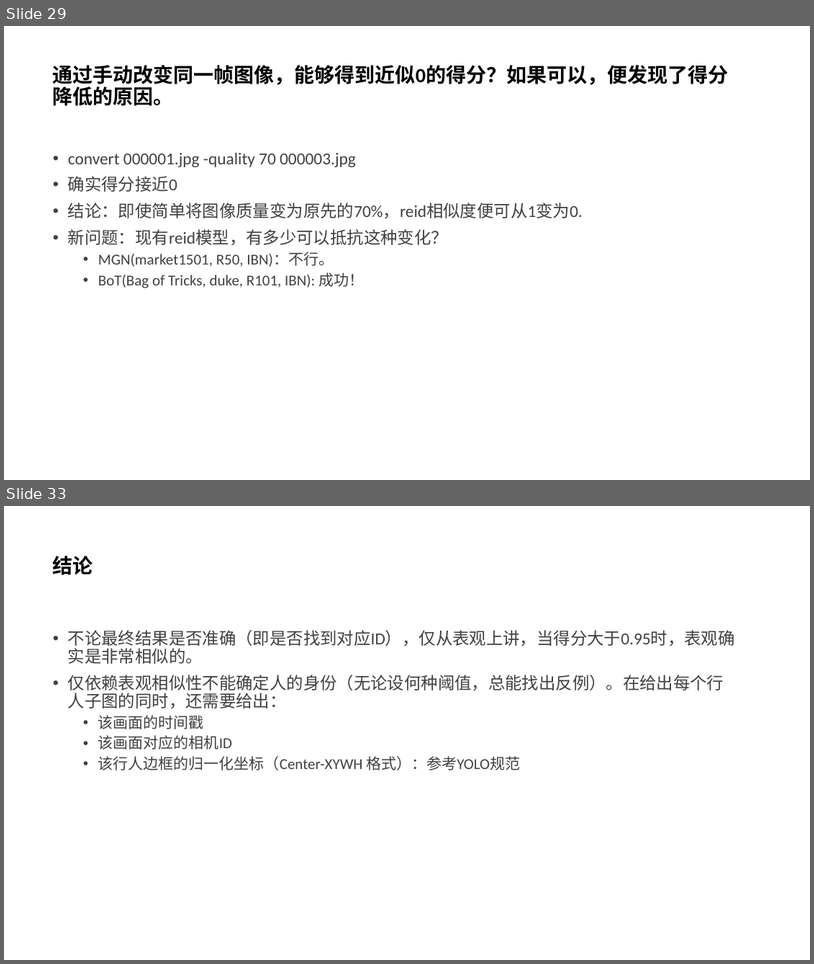
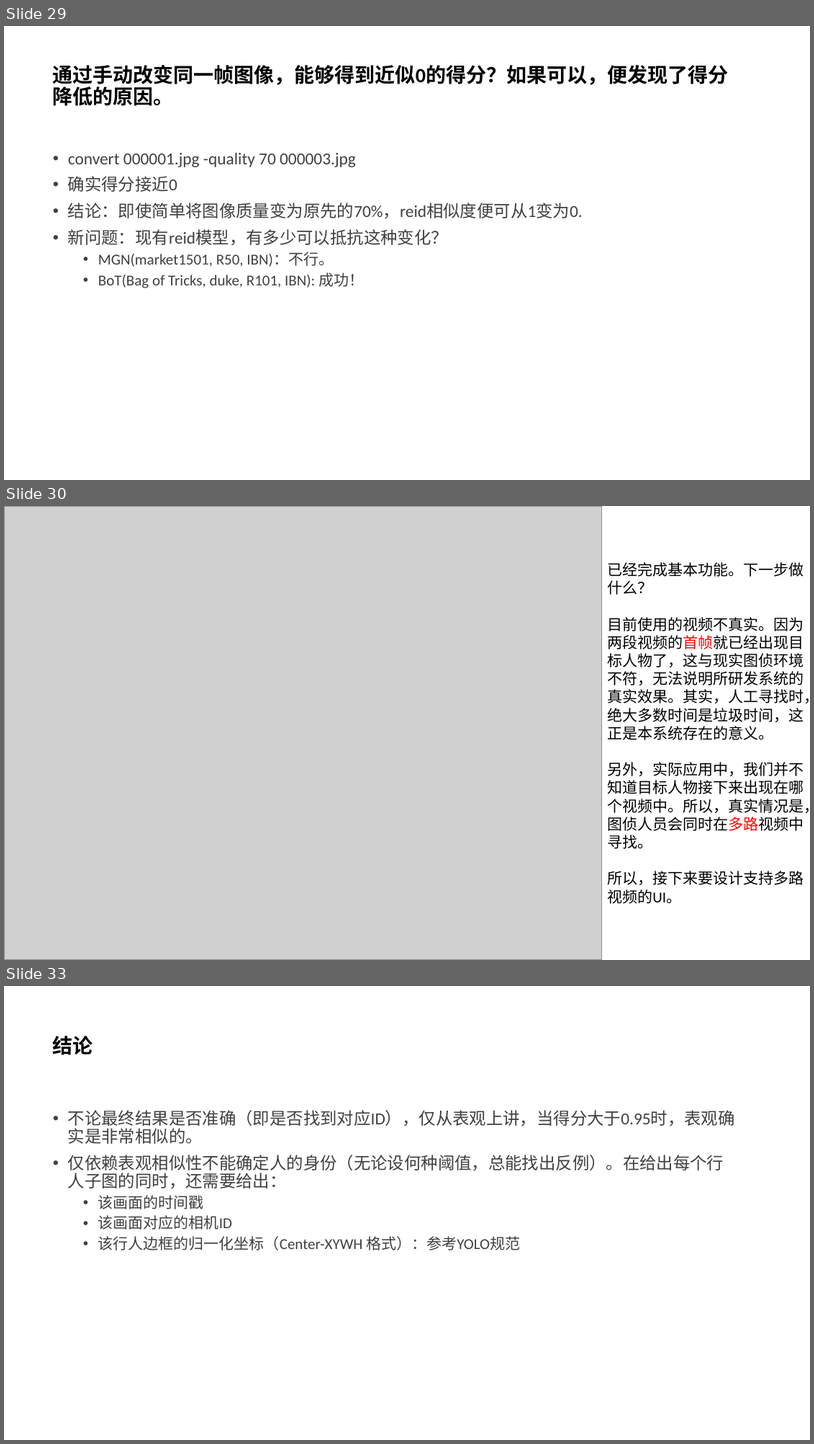
Before and after one commit to liandun110/fast-reid, a slide deck: ReID.pptx. Shown one above the other, each under a label of ours: slides 29 and 33 before the commit, slides 29, 30 and 33 after it; the slides between them are not shown. The pictures are 814x964 and 814x1444 pixels, drawn with LibreOffice and Linux fonts; fonts in the diff are those of the drawing; grey boxes stand for pictures. Boxes give left, top, right and bottom in pixels: in the first picture for what was removed or moved away, otherwise in the second. Text is boxed around its words. In the diff, an @@ line names an element or a change of style, - is before the commit and + after.

```diff
--- a/ReID.pptx
+++ b/ReID.pptx
@@ slide 30 added at [4,506,810,960], background #FFFFFF @@
@@ picture added at [4,506,602,960] @@
@@ text added at [607,562,810,903], 18 pt, text #000000 @@
+已经完成基本功能。下一步做什么？
+目前使用的视频不真实。因为两段视频的首帧就已经出现目标人物了，这与现实图侦环境不符，无法说明所研发系统的真实效果。其实，人工寻找时，绝大多数时间是垃圾时间，这正是本系统存在的意义。
+另外，实际应用中，我们并不知道目标人物接下来出现在哪个视频中。所以，真实情况是，图侦人员会同时在多路视频中寻找。
+所以，接下来要设计支持多路视频的UI。
```
Also in this commit, not shown: 5 other slides added, 3 slides removed, 1 other file.
